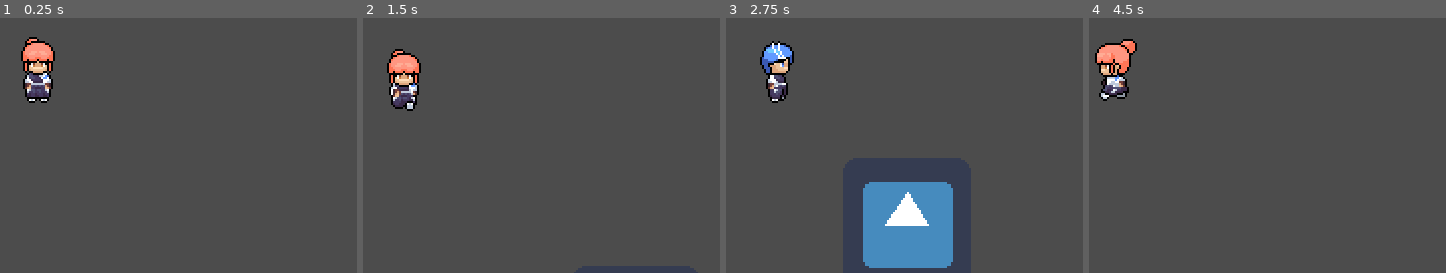
Above: before the commit, frames 1-4 (left to right).
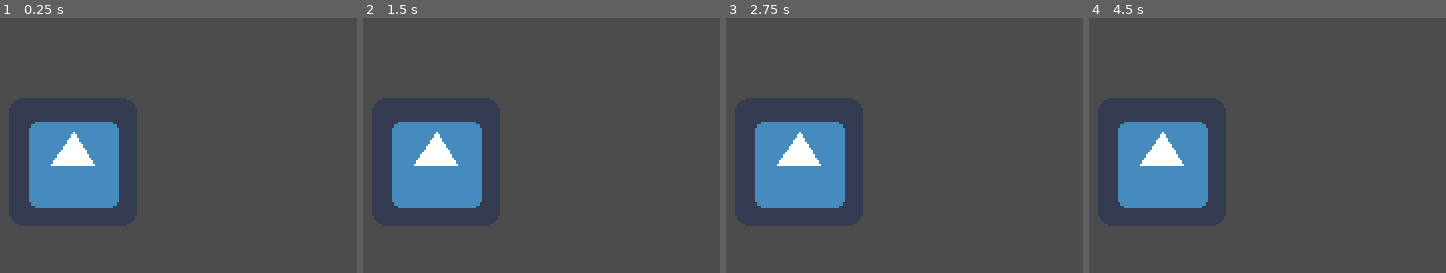
Above: after the commit, the same moments.

Repository: alanfelixnc/ElementsARPG
Game: Godot game, scene res://Game.tscn
Same seed, same stepped clock (60 frames per second), same inputs: the game is played once before the commit and once after it. The engine's default icon, where the game draws it, is replaced by a stand-in: a white triangle on a blue panel in a dark square.
Inputs:
- Up to frame 1 (0.25 s): no input
- Up to frame 2 (1.5 s): hold Right (ui_right) 0.53-1.28 s; tap 1 (test_select_char_1) at 0.6 s; tap Enter at 1.25 s; hold Down (ui_down) from 1.28 s (still down); tap 2 (test_select_char_2) at 1.35 s
- Up to frame 3 (2.75 s): release Down (ui_down) at 2.03 s; hold Right (ui_right) from 2.03 s (still down); tap 1 (test_select_char_1) at 2.1 s
- Up to frame 4 (4.5 s): release Right (ui_right) at 2.78 s; hold Up (ui_up) 2.78-3.53 s; tap 2 (test_select_char_2) at 2.85, 4.35 s; hold Left (ui_left) from 3.53 s (still down); tap 1 (test_select_char_1) at 3.6 s; tap Space at 4.25 s

The runs differ from the first frame. In frame 1, 10% of the frame differs, in the area x 5-34%, y 7-75%; in frame 2, 10%; in frame 3, 18%, in the area x 8-64%, y 9-99%; in frame 4, 10%.

Commit message:
Mudança de LuminaVillage de Node2D pra Node.

Diff:
--- a/Maps/LuminaVillage.tscn
+++ b/Maps/LuminaVillage.tscn
@@ -2,7 +2,7 @@
 
 [ext_resource path="res://Maps/LuminaVillage.gd" type="Script" id=1]
 
-[node name="Node2D" type="Node2D"]
+[node name="Node2D" type="Node"]
 script = ExtResource( 1 )
 
 [node name="Background" type="Sprite" parent="."]
